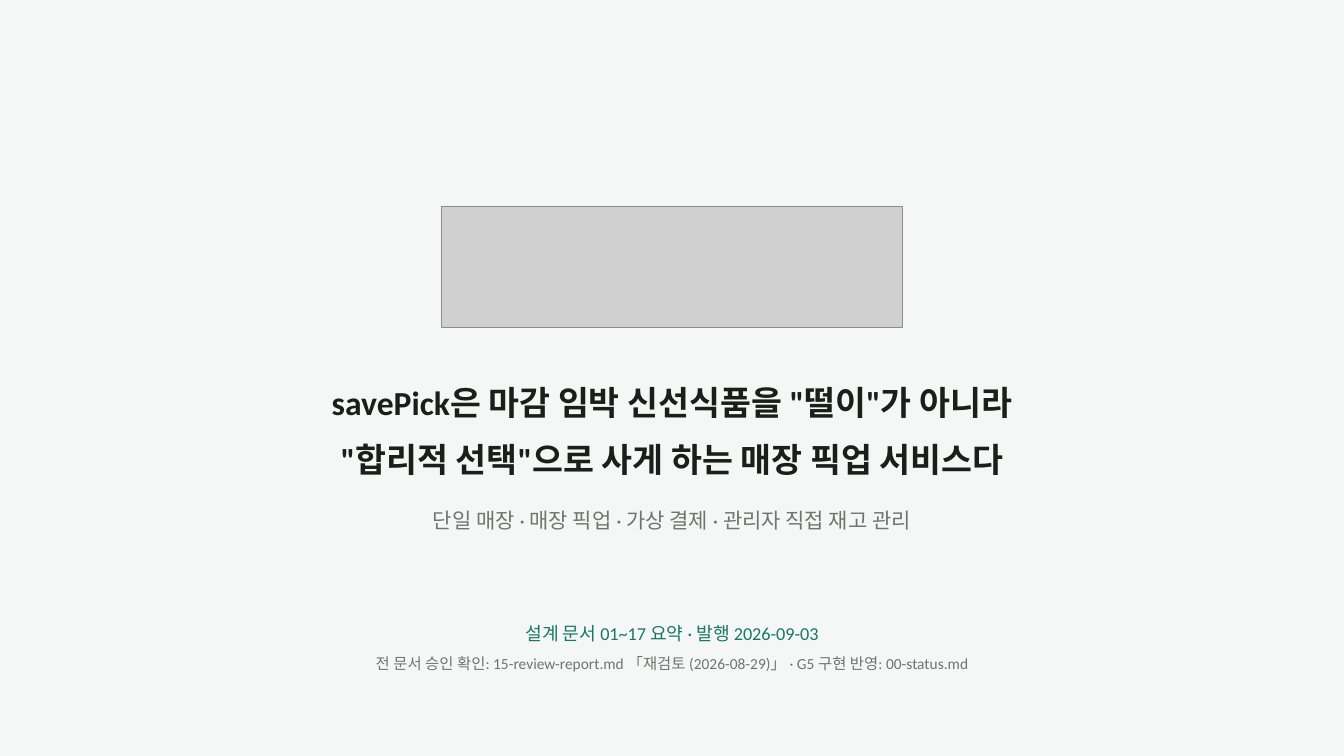
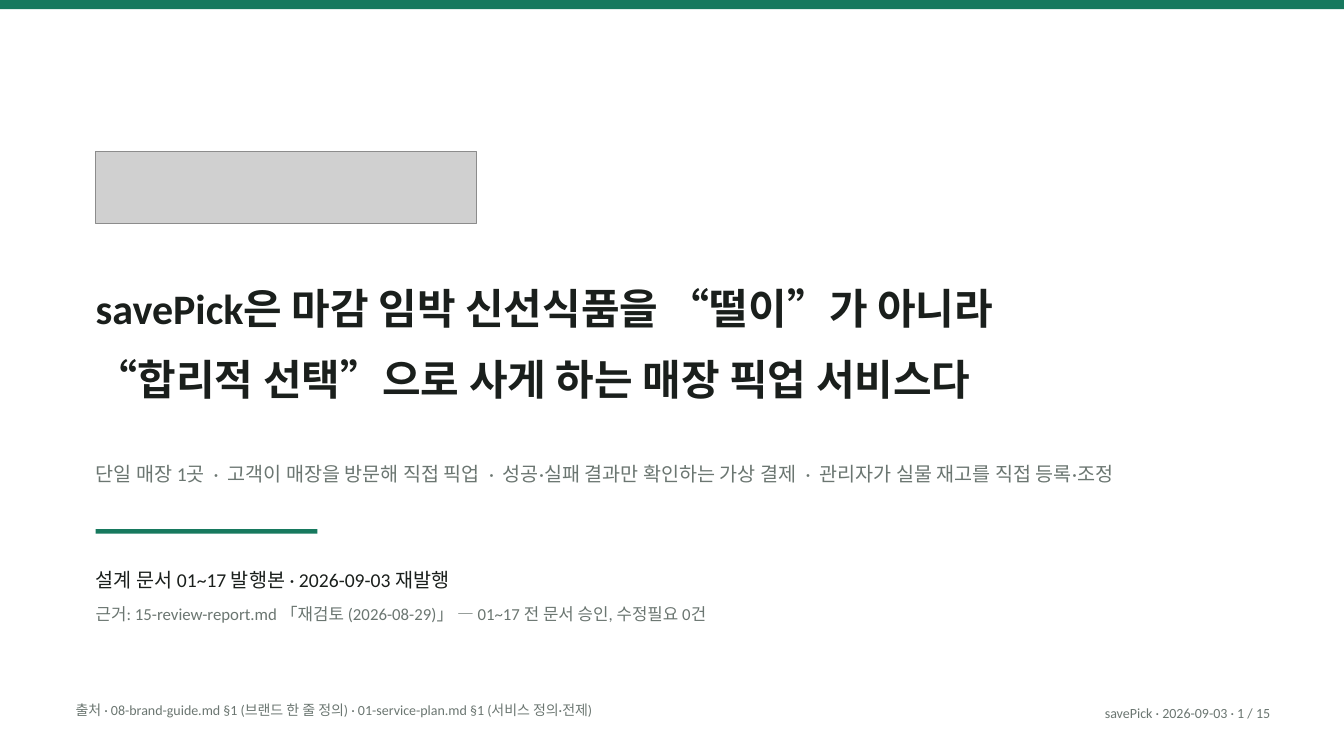
Before and after one commit to eom-tae-in/product-engineering-lab, a slide deck: slide 1 of projects/save-pick/deliverables/save-pick-overview.pptx. Drawn at 1344x756 pixels with LibreOffice and Linux fonts; fonts in the diff are those of the drawing; grey boxes stand for pictures. Boxes give left, top, right and bottom in pixels: in the first picture for what was removed or moved away, otherwise in the second. Text is boxed around its words. In the diff, an @@ line names an element or a change of style, - is before the commit and + after.

```diff
--- a/projects/save-pick/deliverables/save-pick-overview.pptx
+++ b/projects/save-pick/deliverables/save-pick-overview.pptx
@@ rectangle: place and size @@
-rectangle at [0, 0, 1344, 756]
+rectangle at [0, 0, 1344, 9]
@@ rectangle at [0, 0, 1344, 9]: fill #F4F7F5 to #17795E @@
@@ picture added at [96, 151, 477, 224] @@
@@ picture removed at [442, 207, 903, 328] @@
@@ text at [96, 288, 993, 399]: text changed; size 24 to 30 pt @@
-savePick은 마감 임박 신선식품을 "떨이"가 아니라
-"합리적 선택"으로 사게 하는 매장 픽업 서비스다
-단일 매장 · 매장 픽업 · 가상 결제 · 관리자 직접 재고 관리
+savePick은 마감 임박 신선식품을 “떨이”가 아니라
+“합리적 선택”으로 사게 하는 매장 픽업 서비스다
@@ text added at [96, 464, 1113, 483], 14 pt, text #6B7671 @@
+단일 매장 1곳 · 고객이 매장을 방문해 직접 픽업 · 성공·실패 결과만 확인하는 가상 결제 · 관리자가 실물 재고를 직접 등록·조정
@@ rectangle added at [96, 529, 318, 533], fill #17795E @@
@@ text at [96, 570, 706, 623]: text changed; size 11 to 12 pt @@
-설계 문서 01~17 요약 · 발행 2026-09-03
-전 문서 승인 확인: 15-review-report.md 「재검토 (2026-08-29)」 · G5 구현 반영: 00-status.md
+설계 문서 01~17 발행본 · 2026-09-03 재발행
+근거: 15-review-report.md 「재검토 (2026-08-29)」 — 01~17 전 문서 승인, 수정필요 0건
@@ text added at [76, 703, 592, 718], 10 pt, text #6B7671 @@
+출처 · 08-brand-guide.md §1 (브랜드 한 줄 정의) · 01-service-plan.md §1 (서비스 정의·전제)
@@ text added at [1105, 708, 1270, 718], 10 pt, text #6B7671 @@
+savePick · 2026-09-03 · 1 / 15
```
Also in this commit, not shown: 14 other slides changed, 2 other files.
